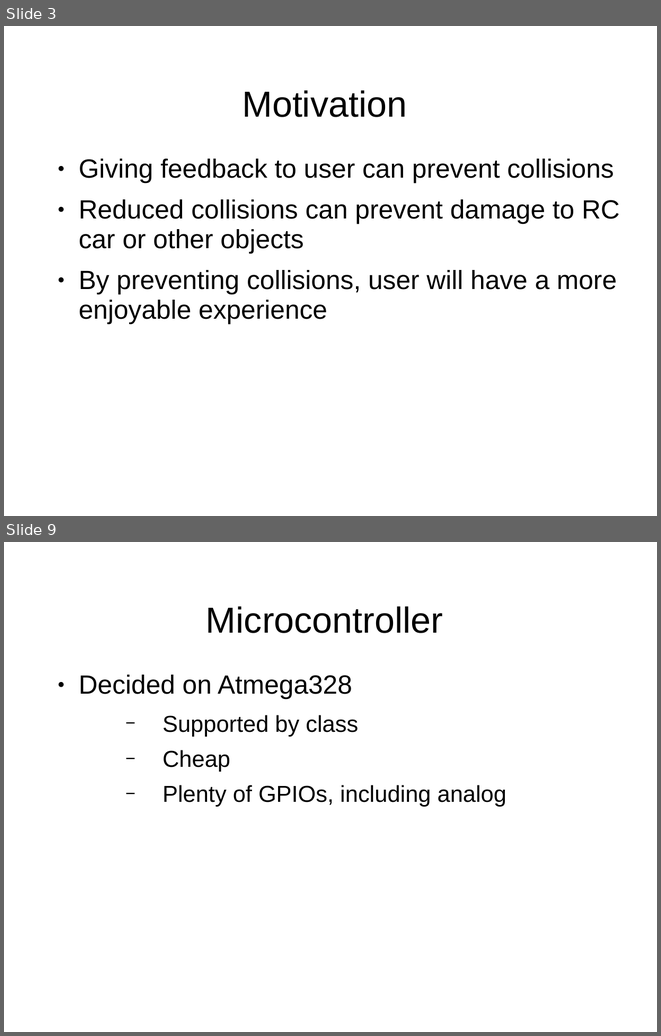
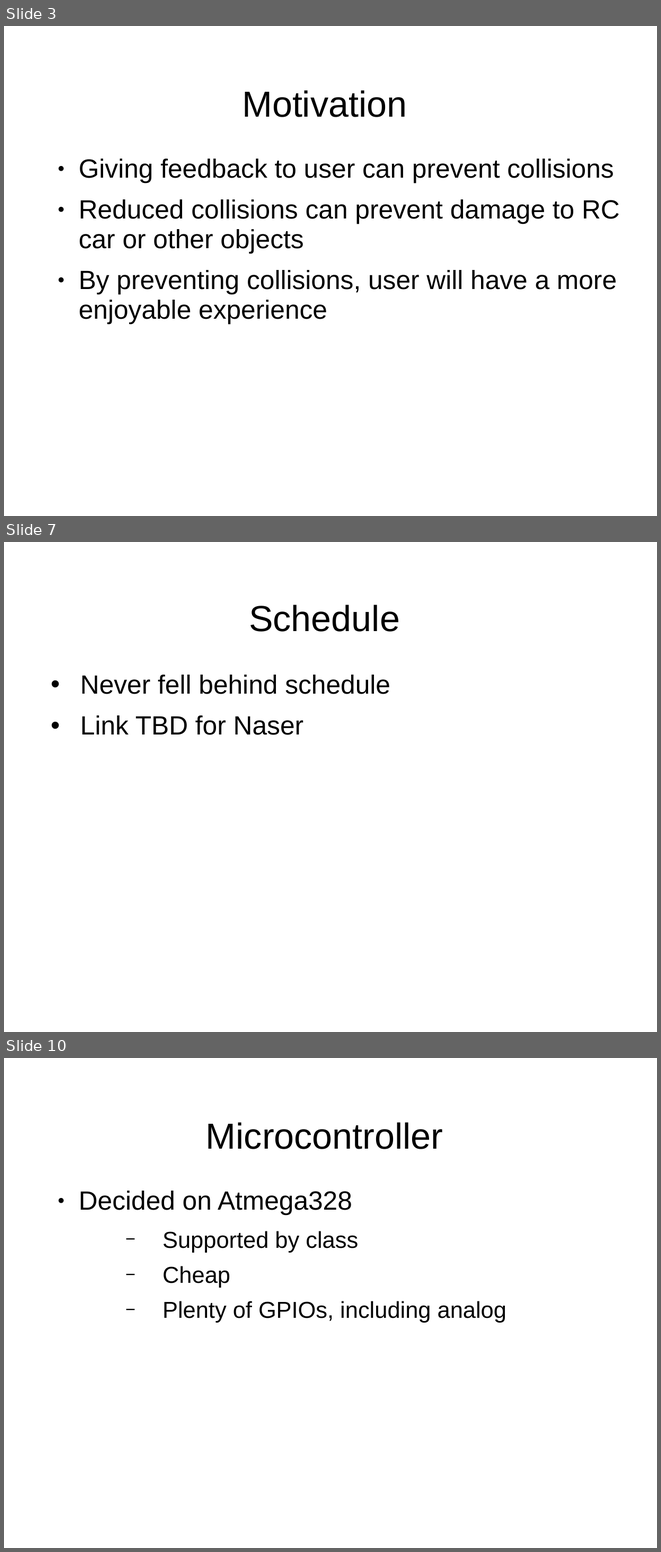
Before and after one commit to RC360Detector/RC360Detector, a slide deck: T08 - Presentation.ppt. Shown one above the other, each under a label of ours: slides 3 and 9 before the commit, slides 3, 7 and 10 after it; the slides between them are not shown. The pictures are 661x1036 and 661x1552 pixels, drawn with LibreOffice and Linux fonts; fonts in the diff are those of the drawing; background and template pictures are left out. Boxes give left, top, right and bottom in pixels: in the first picture for what was removed or moved away, otherwise in the second. Text is boxed around its words. In the diff, an @@ line names an element or a change of style, - is before the commit and + after.

```diff
--- a/T08 - Presentation.ppt
+++ b/T08 - Presentation.ppt
@@ slide 7 added at [4,542,657,1032], background picture (left out) @@
@@ title added at [249,605,400,632], 44 pt, text #000000 @@
+Schedule
@@ text added at [80,674,390,735], 32 pt, text #000000 @@
+• Never fell behind schedule
+• Link TBD for Naser
@@ what was slide 9 is now slide 10 @@
```
Also in this commit, not shown: 9 slides changed, 5 other slides added, 3 slides removed.
